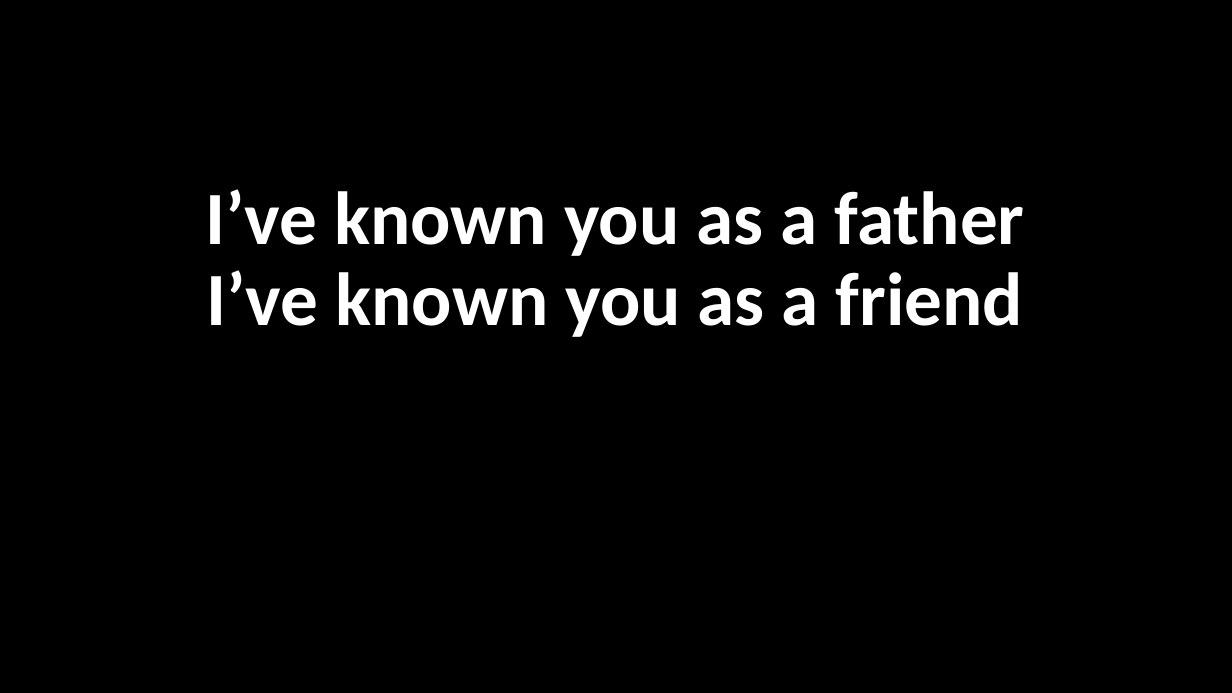
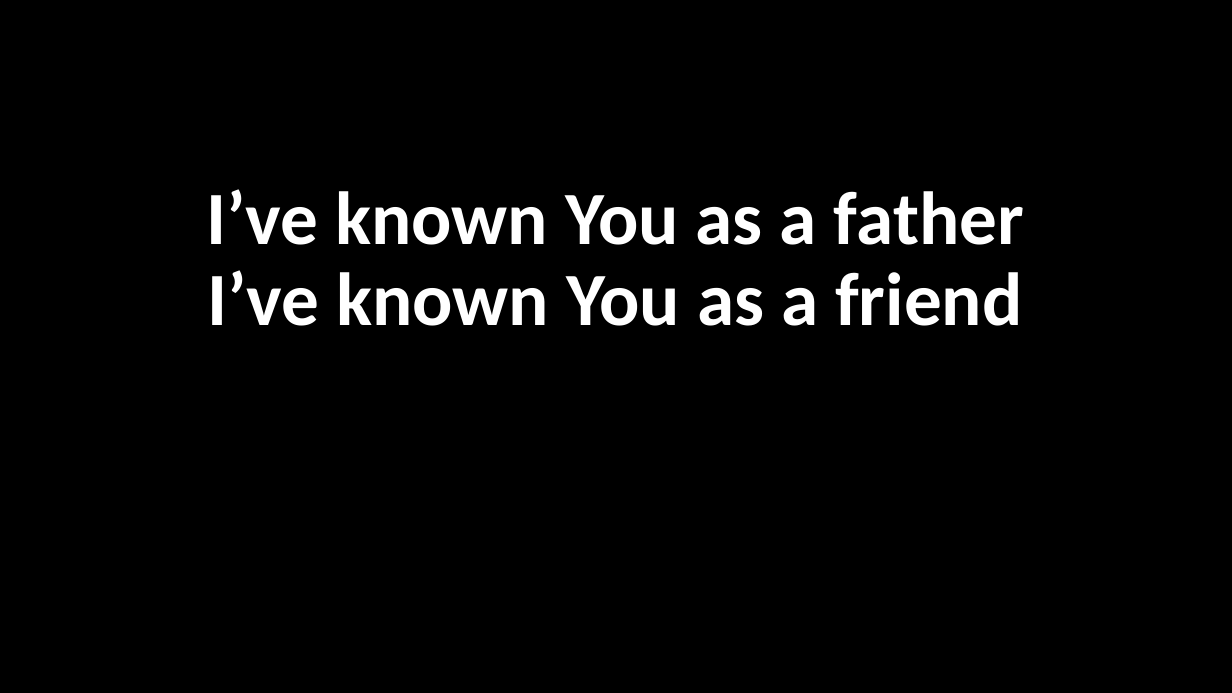
Before and after one commit to rwm6857/GraceChords, a slide deck: slide 10 of public/pptx/goodness_of_god.pptx. Drawn at 1232x693 pixels with LibreOffice and Linux fonts; fonts in the diff are those of the drawing. Boxes give left, top, right and bottom in pixels: in the first picture for what was removed or moved away, otherwise in the second. Text is boxed around its words. In the diff, an @@ line names an element or a change of style, - is before the commit and + after.

```diff
--- a/public/pptx/goodness_of_god.pptx
+++ b/public/pptx/goodness_of_god.pptx
@@ text at (207, 189, 1024, 326): text changed @@
-I’ve known you as a father
-I’ve known you as a friend
+I’ve known You as a father
+I’ve known You as a friend
```
Also in this commit, not shown: 5 other slides changed, 19 other files.
